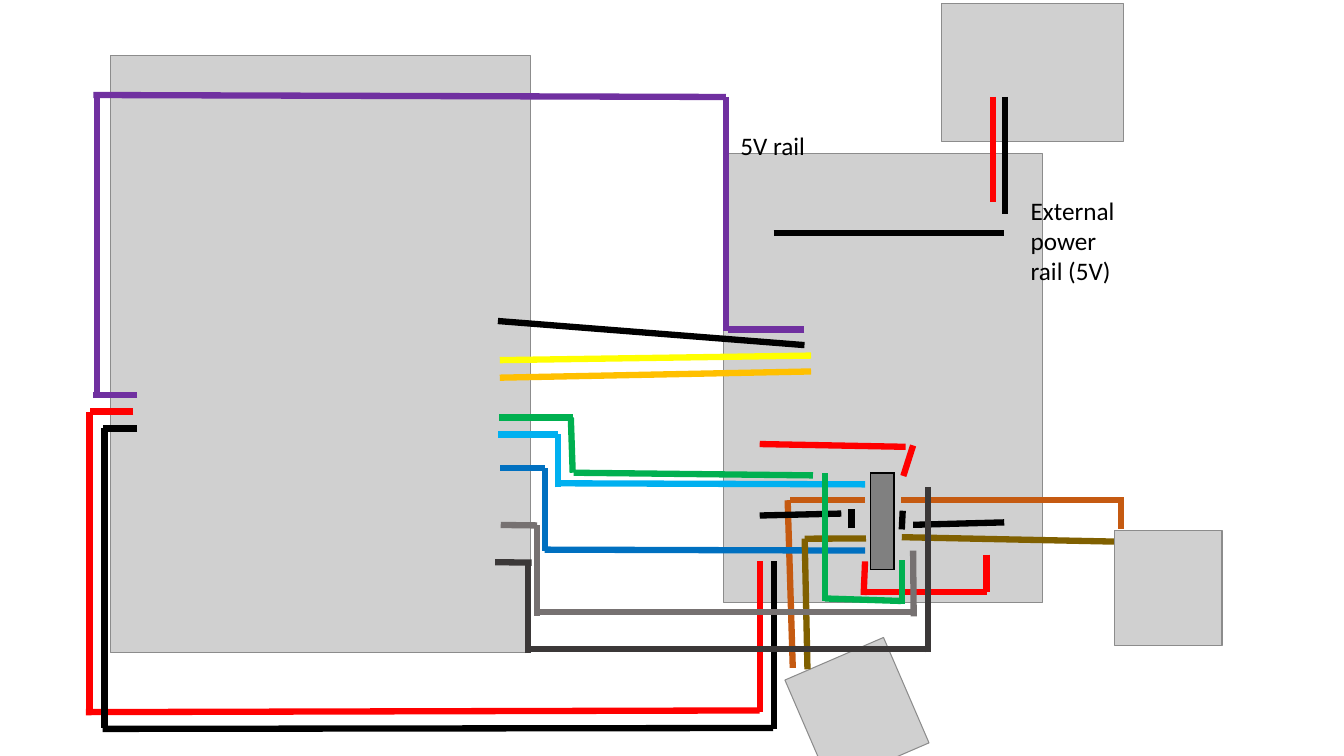
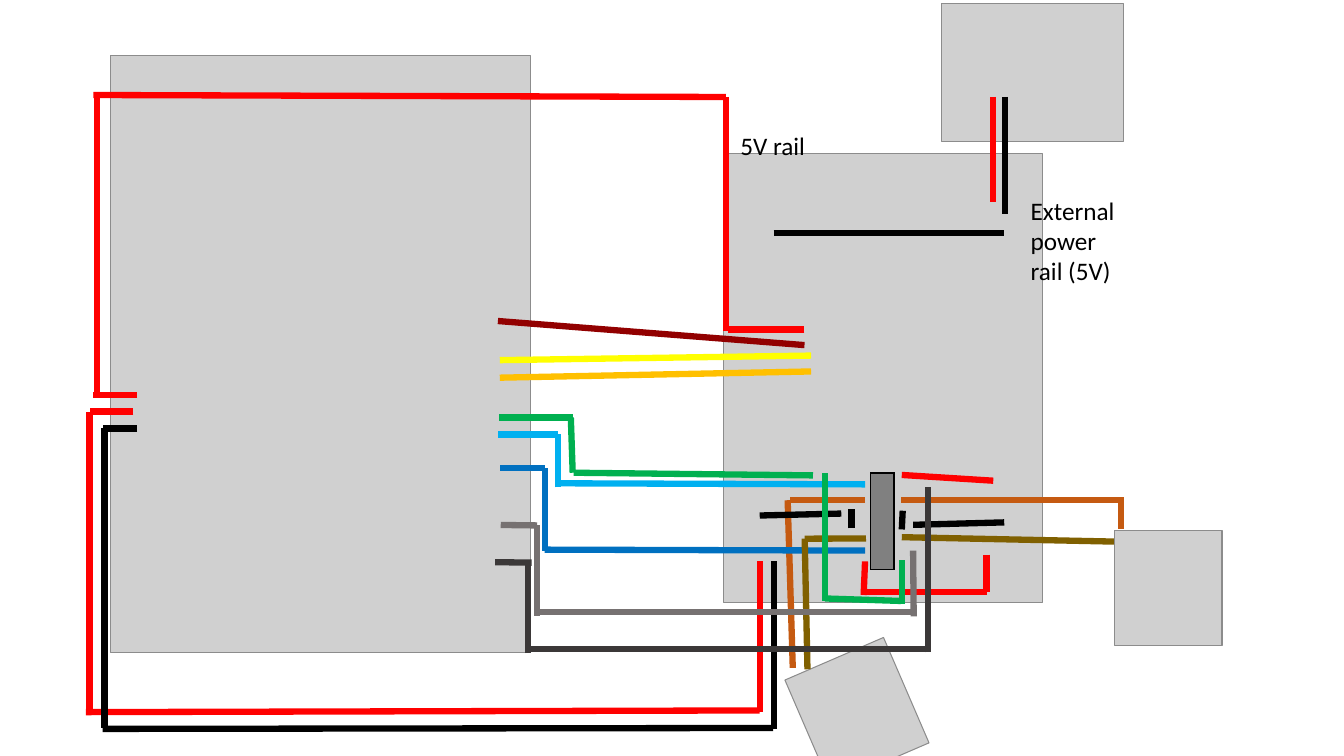
Before and after one commit to PhilParisi/MechatronicsLab, a slide deck: slide 1 of Final.pptx. Drawn at 1344x756 pixels with LibreOffice and Linux fonts; fonts in the diff are those of the drawing; grey boxes stand for pictures. Boxes give left, top, right and bottom in pixels: in the first picture for what was removed or moved away, otherwise in the second. Text is boxed around its words. In the diff, an @@ line names an element or a change of style, - is before the commit and + after.

```diff
--- a/Final.pptx
+++ b/Final.pptx
@@ line (726, 97) - (94, 95): stroke #7030A0 4.5 pt to #FF0000 4.5 pt @@
@@ line (97, 97) - (97, 396): stroke #7030A0 4.5 pt to #FF0000 4.5 pt @@
@@ line (726, 97) - (726, 331): stroke #7030A0 4.5 pt to #FF0000 4.5 pt @@
@@ line (805, 345) - (498, 321): stroke #000000 4.5 pt to #920000 4.5 pt @@
@@ line (805, 330) - (728, 330): stroke #7030A0 4.5 pt to #FF0000 4.5 pt @@
@@ line (137, 395) - (94, 395): stroke #7030A0 4.5 pt to #FF0000 4.5 pt @@
@@ line removed from (903, 476) to (913, 446) @@
@@ line moved from (906, 447) - (760, 445) to (993, 481) - (902, 475) @@
```
Also in this commit, not shown: 2 other files.
